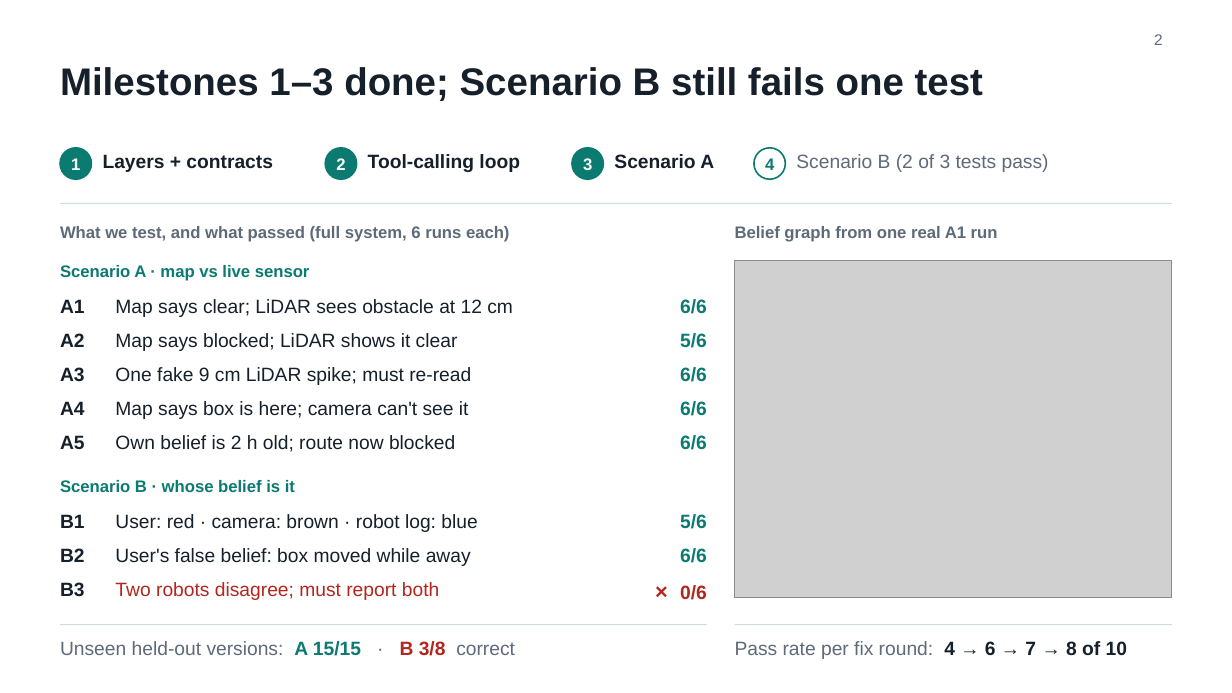
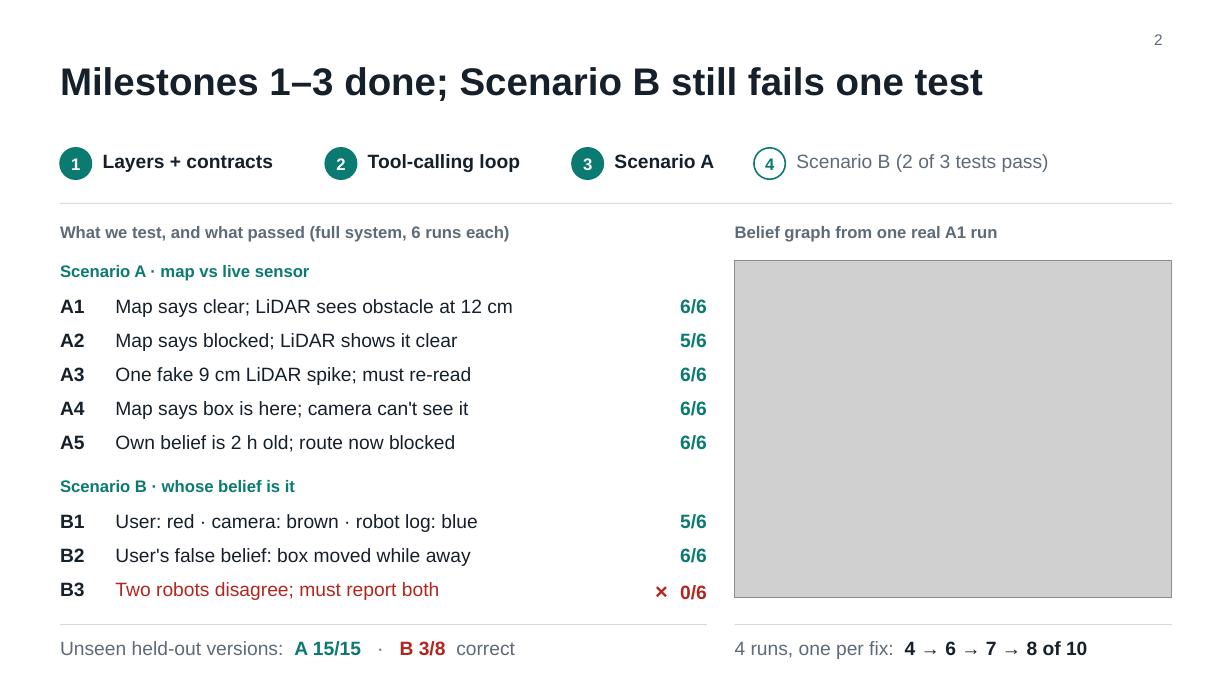
Before and after one commit to Sid-1806/I_Agent_AI_Project, a slide deck: slide 2 of I_Agent_FlashTalk.pptx. Drawn at 1232x693 pixels with LibreOffice and Linux fonts; fonts in the diff are those of the drawing; grey boxes stand for pictures. Boxes give left, top, right and bottom in pixels: in the first picture for what was removed or moved away, otherwise in the second. Text is boxed around its words. In the diff, an @@ line names an element or a change of style, - is before the commit and + after.

Commit message:
Deck: state the four improvement runs on slide 2

```diff
--- a/I_Agent_FlashTalk.pptx
+++ b/I_Agent_FlashTalk.pptx
@@ text at <box>735,641,1087,659</box>: text changed @@
-Pass rate per fix round: 4 → 6 → 7 → 8 of 10
+4 runs, one per fix: 4 → 6 → 7 → 8 of 10
```
